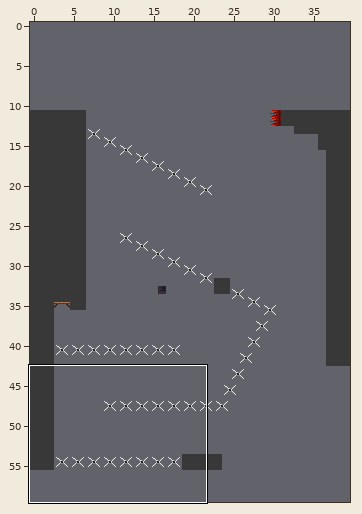
Two states of a Tiled map (JSON), Bin/Levels/Level_16.json. Above, an overview of the earlier version with the close-up marked.
Close-up. First the earlier version:
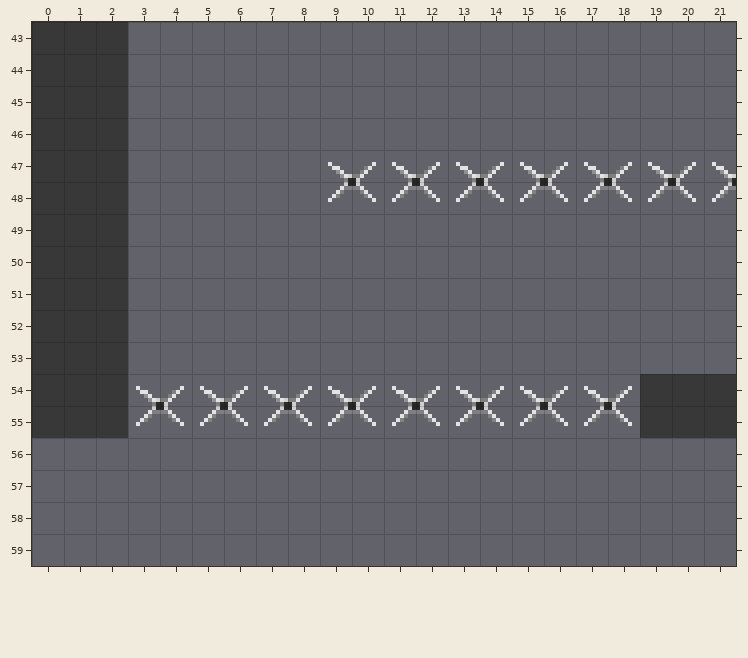
Cells are 8x8 px. Shown: x 0..21, y 43..59. The commit also changed other parts of the map, which this record leaves out.
And afterwards:
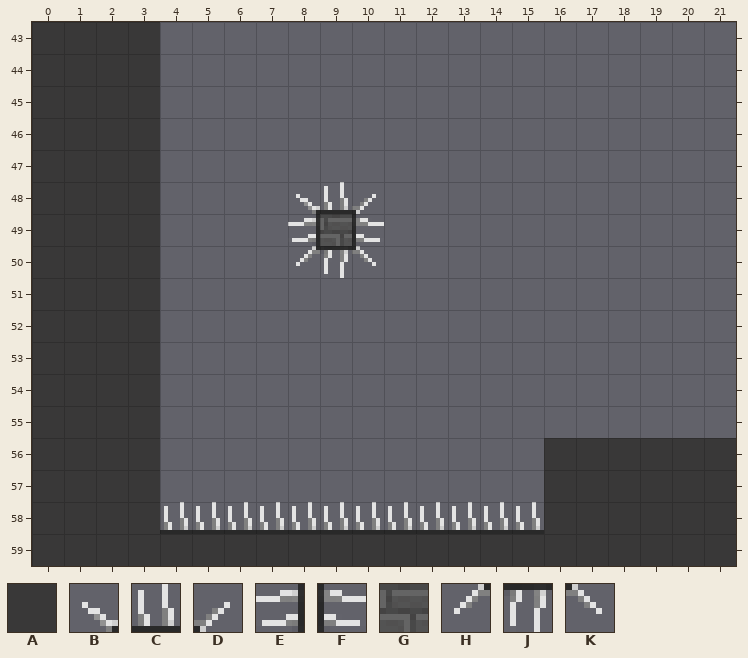
Key: from "passontileset": A 321, B 343, C 344, D 345, E 375, F 377, G 378, H 407, J 408, K 409.
_ is an empty cell.
Edits made:
Layer "FG1":
The author put tile A in rows 43 to 55 at x 3; in rows 56 to 58 at x 0 to 3 and 16 to 21; in row 59 at x 0 to 21.
The author put tile C in row 58 at x 4 to 15.
The author cleared tile A in rows 54 to 55 at x 19 to 21.
Layer "FG2":
The author put tile B in row 48 at x 8.
Tile H becomes tile C in row 48 at x 9.
Tile K becomes tile D in row 48 at x 10.
The author put tile E in row 49 at x 8.
The author put tile F in row 49 at x 10.
The author put tile G in row 49 at x 9.
The author put tile H in row 50 at x 8.
The author put tile J in row 50 at x 9.
The author put tile K in row 50 at x 10.
The author cleared tile B in row 47 at x 9, 11, 13, 15, 17, 19 and 21; in row 54 at x 3, 5, 7, 9, 11, 13, 15 and 17.
The author cleared tile D in row 47 at x 10, 12, 14, 16, 18 and 20; in row 54 at x 4, 6, 8, 10, 12, 14, 16 and 18.
The author cleared tile H in row 48 at x 11, 13, 15, 17, 19 and 21; in row 55 at x 3, 5, 7, 9, 11, 13, 15 and 17.
The author cleared tile K in row 48 at x 12, 14, 16, 18 and 20; in row 55 at x 4, 6, 8, 10, 12, 14, 16 and 18.
